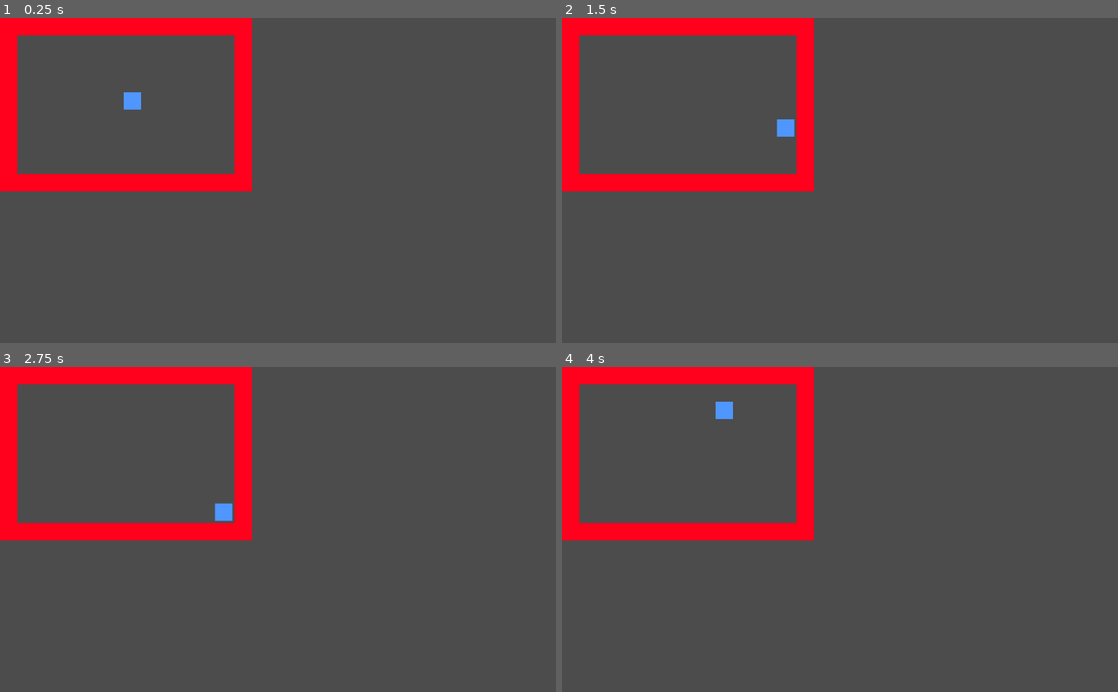
Above: before the commit, frames 1-4 (two rows, left to right).
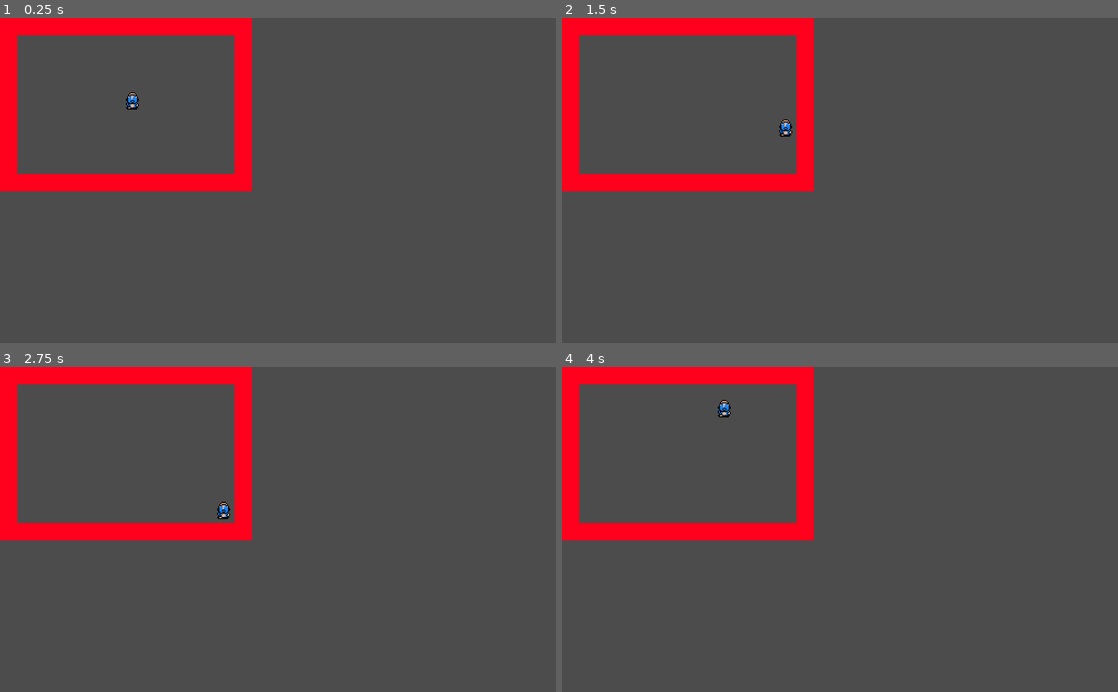
Above: after the commit, the same moments.

Repository: hal255/godot_zelda_tutorial
Game: Godot game, scene res://scenes/scene01/Scene01.tscn
Two runs of this game, one before a commit and one after it. Both use one fixed random seed, a clock stepped at 60 frames per second and the inputs below.
Inputs:
- Up to frame 1 (0.25 s): no input
- Up to frame 2 (1.5 s): tap Enter at 0.5 s; hold Right (ui_right) 0.53-1.28 s; hold Down (ui_down) from 1.28 s (still down)
- Up to frame 3 (2.75 s): tap Space at 2 s; release Down (ui_down) at 2.03 s; hold Right (ui_right) from 2.03 s (still down)
- Up to frame 4 (4 s): tap Enter at 2.75 s; release Right (ui_right) at 2.78 s; hold Up (ui_up) 2.78-3.53 s; hold Left (ui_left) from 3.53 s (still down)

The runs differ from the first frame. In frame 1, 0.2% of the frame differs, in the area x 22-26%, y 22-29%; in frame 2, 0.2%; in frame 3, 0.2%, in the area x 38-42%, y 41-48%; in frame 4, 0.2%.
Error after the commit: Invalid get index 'sprite_dir' (on base: 'String'). (res://scripts/scripts_player/player.gd:65)

Commit message:
Followed tutorial #2 (walk/push snimations), not working for godot3

Diff:
--- a/project/player/player.tscn
+++ b/project/player/player.tscn
@@ -1,21 +1,241 @@
-[gd_scene load_steps=4 format=2]
-
-[ext_resource path="res://assets/graphics/wall_blue.png" type="Texture" id=1]
+[gd_scene load_steps=16 format=2]
+
+[ext_resource path="res://assets/graphics/player.png" type="Texture" id=1]
 [ext_resource path="res://scripts/scripts_player/player.gd" type="Script" id=2]
+
+[sub_resource type="Animation" id=2]
+resource_name = "idle_down"
+loop = true
+step = 0.5
+tracks/0/type = "value"
+tracks/0/path = NodePath("Sprite:frame")
+tracks/0/interp = 1
+tracks/0/loop_wrap = true
+tracks/0/imported = false
+tracks/0/enabled = true
+tracks/0/keys = {
+"times": PoolRealArray( 0 ),
+"transitions": PoolRealArray( 1 ),
+"update": 1,
+"values": [ 0 ]
+}
+
+[sub_resource type="Animation" id=3]
+resource_name = "idle_left"
+step = 0.5
+tracks/0/type = "value"
+tracks/0/path = NodePath("Sprite:frame")
+tracks/0/interp = 1
+tracks/0/loop_wrap = true
+tracks/0/imported = false
+tracks/0/enabled = true
+tracks/0/keys = {
+"times": PoolRealArray( 0 ),
+"transitions": PoolRealArray( 1 ),
+"update": 1,
+"values": [ 7 ]
+}
+
+[sub_resource type="Animation" id=4]
+resource_name = "idle_right"
+step = 0.5
+tracks/0/type = "value"
+tracks/0/path = NodePath("Sprite:frame")
+tracks/0/interp = 1
+tracks/0/loop_wrap = true
+tracks/0/imported = false
+tracks/0/enabled = true
+tracks/0/keys = {
+"times": PoolRealArray( 0 ),
+"transitions": PoolRealArray( 1 ),
+"update": 1,
+"values": [ 5 ]
+}
+
+[sub_resource type="Animation" id=5]
+resource_name = "idle_up"
+step = 0.5
+tracks/0/type = "value"
+tracks/0/path = NodePath("Sprite:frame")
+tracks/0/interp = 1
+tracks/0/loop_wrap = true
+tracks/0/imported = false
+tracks/0/enabled = true
+tracks/0/keys = {
+"times": PoolRealArray( 0 ),
+"transitions": PoolRealArray( 1 ),
+"update": 1,
+"values": [ 2 ]
+}
+
+[sub_resource type="Animation" id=6]
+resource_name = "push_down"
+loop = true
+step = 0.5
+tracks/0/type = "value"
+tracks/0/path = NodePath("Sprite:frame")
+tracks/0/interp = 1
+tracks/0/loop_wrap = true
+tracks/0/imported = false
+tracks/0/enabled = true
+tracks/0/keys = {
+"times": PoolRealArray( 0, 0.5 ),
+"transitions": PoolRealArray( 1, 1 ),
+"update": 1,
+"values": [ 8, 9 ]
+}
+
+[sub_resource type="Animation" id=7]
+resource_name = "push_left"
+loop = true
+step = 0.5
+tracks/0/type = "value"
+tracks/0/path = NodePath("Sprite:frame")
+tracks/0/interp = 1
+tracks/0/loop_wrap = true
+tracks/0/imported = false
+tracks/0/enabled = true
+tracks/0/keys = {
+"times": PoolRealArray( 0, 0.5 ),
+"transitions": PoolRealArray( 1, 1 ),
+"update": 1,
+"values": [ 14, 15 ]
+}
+
+[sub_resource type="Animation" id=8]
+resource_name = "push_right"
+loop = true
+step = 0.5
+tracks/0/type = "value"
+tracks/0/path = NodePath("Sprite:frame")
+tracks/0/interp = 1
+tracks/0/loop_wrap = true
+tracks/0/imported = false
+tracks/0/enabled = true
+tracks/0/keys = {
+"times": PoolRealArray( 0, 0.5 ),
+"transitions": PoolRealArray( 1, 1 ),
+"update": 1,
+"values": [ 12, 13 ]
+}
+
+[sub_resource type="Animation" id=9]
+resource_name = "push_up"
+step = 0.5
+tracks/0/type = "value"
+tracks/0/path = NodePath("Sprite:frame")
+tracks/0/interp = 1
+tracks/0/loop_wrap = true
+tracks/0/imported = false
+tracks/0/enabled = true
+tracks/0/keys = {
+"times": PoolRealArray( 0, 0.5 ),
+"transitions": PoolRealArray( 1, 1 ),
+"update": 1,
+"values": [ 10, 11 ]
+}
+
+[sub_resource type="Animation" id=10]
+resource_name = "walk_down"
+loop = true
+step = 0.5
+tracks/0/type = "value"
+tracks/0/path = NodePath("Sprite:frame")
+tracks/0/interp = 1
+tracks/0/loop_wrap = true
+tracks/0/imported = false
+tracks/0/enabled = true
+tracks/0/keys = {
+"times": PoolRealArray( 0, 0.5 ),
+"transitions": PoolRealArray( 1, 1 ),
+"update": 1,
+"values": [ 0, 1 ]
+}
+
+[sub_resource type="Animation" id=11]
+resource_name = "walk_left"
+loop = true
+step = 0.5
+tracks/0/type = "value"
+tracks/0/path = NodePath("Sprite:frame")
+tracks/0/interp = 1
+tracks/0/loop_wrap = true
+tracks/0/imported = false
+tracks/0/enabled = true
+tracks/0/keys = {
+"times": PoolRealArray( 0, 0.5 ),
+"transitions": PoolRealArray( 1, 1 ),
+"update": 1,
+"values": [ 6, 7 ]
+}
+
+[sub_resource type="Animation" id=12]
+resource_name = "walk_right"
+loop = true
+step = 0.5
+tracks/0/type = "value"
+tracks/0/path = NodePath("Sprite:frame")
+tracks/0/interp = 1
+tracks/0/loop_wrap = true
+tracks/0/imported = false
+tracks/0/enabled = true
+tracks/0/keys = {
+"times": PoolRealArray( 0, 0.5 ),
+"transitions": PoolRealArray( 1, 1 ),
+"update": 1,
+"values": [ 4, 5 ]
+}
+
+[sub_resource type="Animation" id=13]
+resource_name = "walk_up"
+loop = true
+step = 0.5
+tracks/0/type = "value"
+tracks/0/path = NodePath("Sprite:frame")
+tracks/0/interp = 1
+tracks/0/loop_wrap = true
+tracks/0/imported = false
+tracks/0/enabled = true
+tracks/0/keys = {
+"times": PoolRealArray( 0, 0.5 ),
+"transitions": PoolRealArray( 1, 1 ),
+"update": 1,
+"values": [ 2, 3 ]
+}
 
 [sub_resource type="RectangleShape2D" id=1]
 extents = Vector2( 16, 16 )
 
 [node name="player" type="KinematicBody2D"]
+scale = Vector2( 2, 2 )
 script = ExtResource( 2 )
+
+[node name="animation_player" type="AnimationPlayer" parent="."]
+playback_speed = 4.0
+anims/idle_down = SubResource( 2 )
+anims/idle_left = SubResource( 3 )
+anims/idle_right = SubResource( 4 )
+anims/idle_up = SubResource( 5 )
+anims/push_down = SubResource( 6 )
+anims/push_left = SubResource( 7 )
+anims/push_right = SubResource( 8 )
+anims/push_up = SubResource( 9 )
+anims/walk_down = SubResource( 10 )
+anims/walk_left = SubResource( 11 )
+anims/walk_right = SubResource( 12 )
+anims/walk_up = SubResource( 13 )
 
 [node name="Sprite" type="Sprite" parent="."]
 texture = ExtResource( 1 )
+vframes = 2
+hframes = 8
+frame = 3
 __meta__ = {
 "_edit_lock_": true
 }
 
 [node name="CollisionShape2D" type="CollisionShape2D" parent="."]
+scale = Vector2( 0.5, 0.6 )
 shape = SubResource( 1 )
 __meta__ = {
 "_edit_lock_": true
--- a/project/scripts/scripts_player/player.gd
+++ b/project/scripts/scripts_player/player.gd
@@ -4,10 +4,32 @@
 
 var move_dir = Vector2(0,0)
 
+var sprite_dir = "down"
+
 # every time loop, run this function
 func _physics_process(delta):
 	control_loop()
 	movement_loop()
+	sprite_dir_loop()
+
+	# animate push if collision is true from test_move
+	# animation based on user input and direction of sprite
+	if is_on_wall():
+		if sprite_dir == "left" and test_move(transform, Vector2(-1,0)):
+			anim_switch("push")
+		if sprite_dir == "right" and test_move(transform, Vector2(1,0)):
+			anim_switch("push")
+		if sprite_dir == "up" and test_move(transform, Vector2(0,-1)):
+			anim_switch("push")
+		if sprite_dir == "down" and test_move(transform, Vector2(0,1)):
+			anim_switch("push")
+	# toggle walk/idle animation based on user input
+	elif move_dir != Vector2(0,0):
+		anim_switch("walk")
+	else:
+		anim_switch("idle")
+
+
 
 func control_loop():
 	var LEFT	= Input.is_action_pressed("ui_left") or Input.is_key_pressed(KEY_A)
@@ -22,3 +44,24 @@
 func movement_loop():
 	var motion = move_dir.normalized() * SPEED
 	move_and_slide(motion, Vector2(0,0))
+
+func sprite_dir_loop():
+	# match is similar like switch-statements (series of if-statements)
+	match move_dir:
+		# if move direction is left, then sprite is facing left
+		Vector2(-1,0):
+			sprite_dir = "left"
+		# if move direction is right, then sprite is facing right
+		Vector2(1,0):
+			sprite_dir = "right"
+		# if move direction is up, then sprite is facing up
+		Vector2(0,-1):
+			sprite_dir = "up"
+		# Match default (denoted as _) is facing down
+		_:
+			sprite_dir = "down"
+
+func anim_switch(animation):
+	var new_anim = str(animation.sprite_dir)
+	if $animation_player.current_animation != new_anim:
+		$animation_player.play(new_anim)
Binary file added: project/assets/graphics/player.png
Not shown, added: project/assets/graphics/player.png.import
